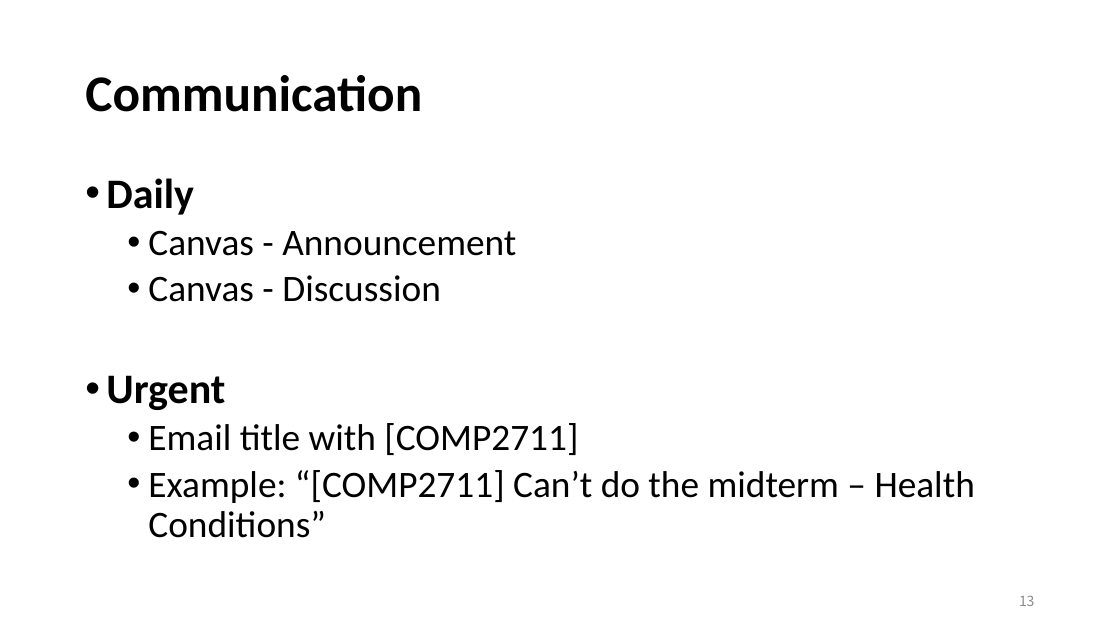
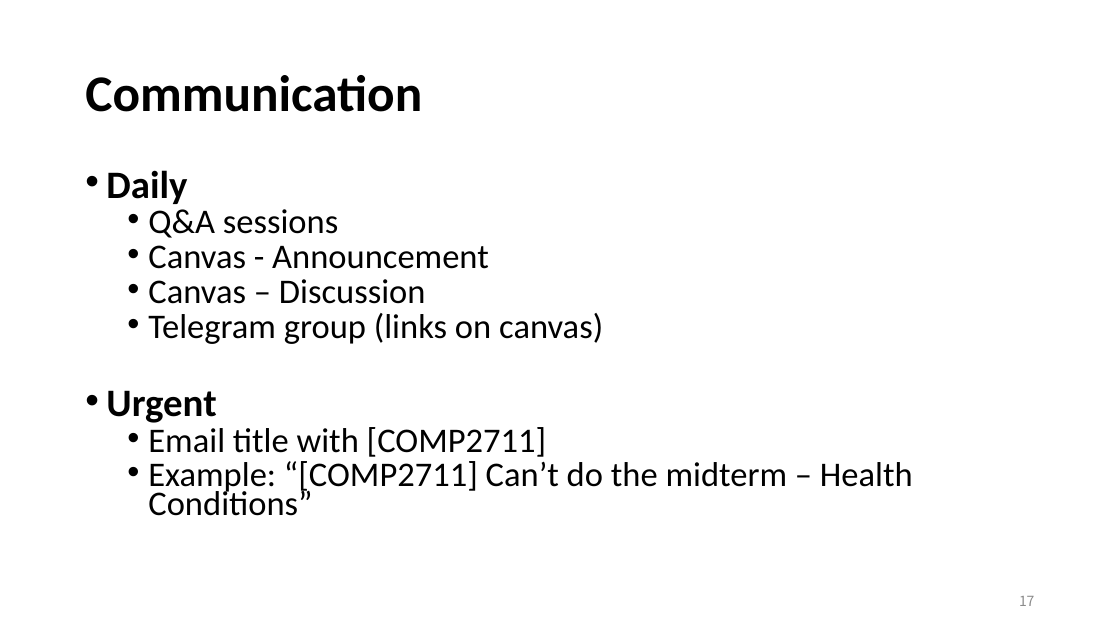
Before and after one commit to wuwuz/wuwuz.github.io, a slide deck: slide 17 of COMP2711/Materials/L00-Intro.pptx (slide 13 before the commit). Drawn at 1120x630 pixels with LibreOffice and Linux fonts; fonts in the diff are those of the drawing. Boxes give left, top, right and bottom in pixels: in the first picture for what was removed or moved away, otherwise in the second. Text is boxed around its words. In the diff, an @@ line names an element or a change of style, - is before the commit and + after.

Commit message:
Update COMP2711 introductory materials

```diff
--- a/COMP2711/Materials/L00-Intro.pptx
+++ b/COMP2711/Materials/L00-Intro.pptx
@@ text at (106, 170, 913, 516): size 36 to 33.3 pt in "Daily", "Urgent"; size 32 to 29.6 pt in "Canvas - Announcement", "Email title with [COMP2711]", "Example: “[COMP2711] Can’t do the midterm – ..."; line spacing 0.9 to 0.7 @@
@@ text at (148, 209, 338, 238): paragraph added @@
+  • Q&A sessions
@@ text at (148, 279, 603, 344): text changed; size 32 to 29.6 pt @@
-  • Canvas - Discussion
+  • Canvas – Discussion
+  • Telegram group (links on canvas)
@@ page number at (1019, 596, 1035, 606): text changed @@
-13
+17
```
Also in this commit, not shown: 2 other slides changed, 5 slides added.
